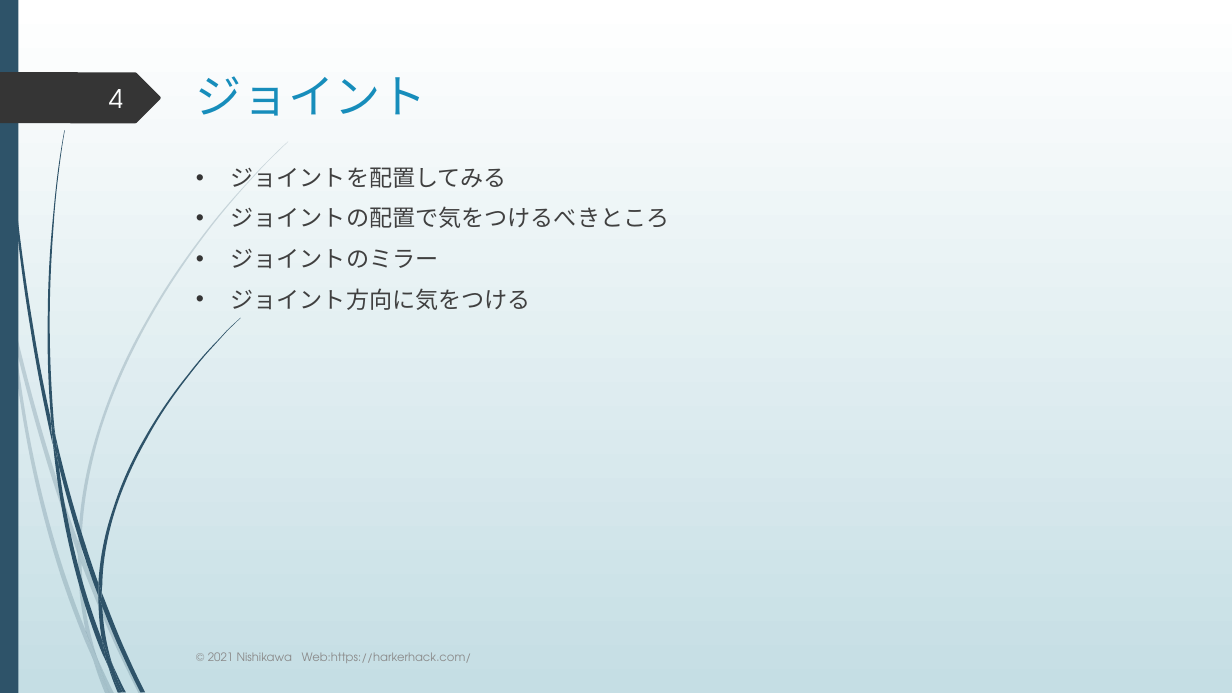
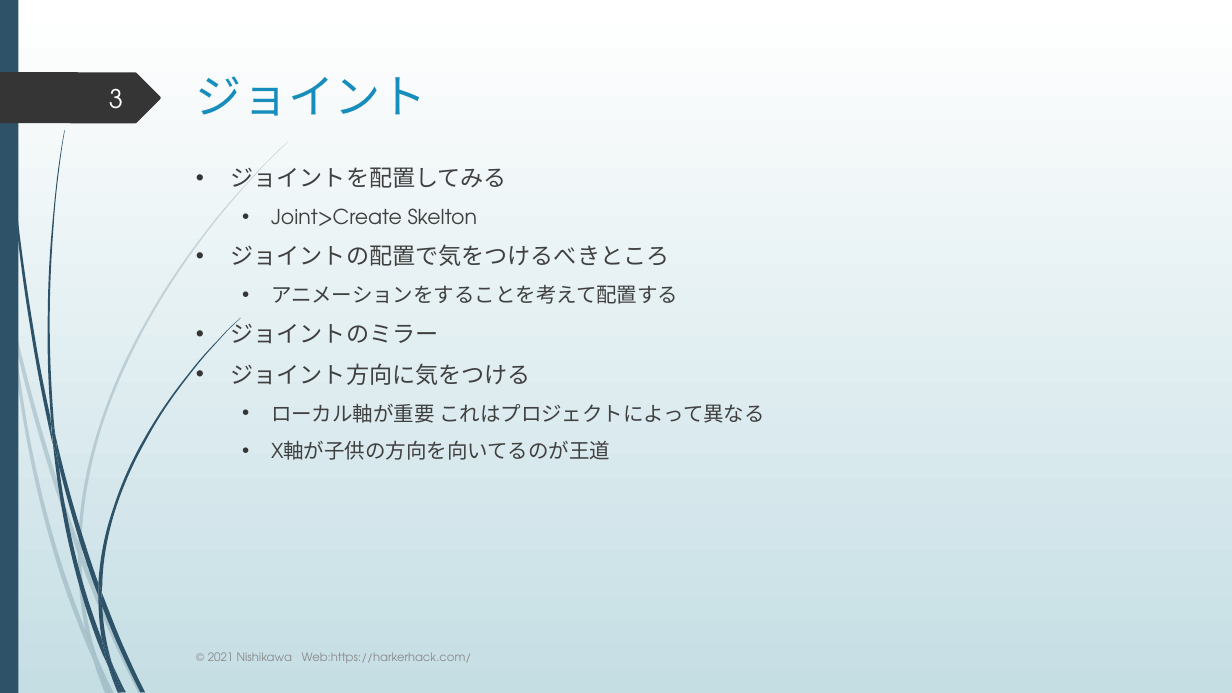
Before and after one commit to nineharker/lecturer, a slide deck: slide 3 of Mayaオペレーション１/第6回.pptx (slide 4 before the commit). Drawn at 1232x693 pixels with LibreOffice and Linux fonts; fonts in the diff are those of the drawing. Boxes give left, top, right and bottom in pixels: in the first picture for what was removed or moved away, otherwise in the second. Text is boxed around its words. In the diff, an @@ line names an element or a change of style, - is before the commit and + after.

```diff
--- a/Mayaオペレーション１/第6回.pptx
+++ b/Mayaオペレーション１/第6回.pptx
@@ page number at [109,88,123,109]: text changed @@
-4
+3
@@ text at [271,208,478,226]: paragraph added @@
+  • Joint>Create Skelton
@@ text at [271,285,678,304]: paragraph added @@
+  • アニメーションをすることを考えて配置する
@@ text at [271,404,765,460]: paragraphs added @@
+  • ローカル軸が重要 これはプロジェクトによって異なる
+  • X軸が子供の方向を向いてるのが王道
```
Also in this commit, not shown: 5 other slides changed, 3 slides added, 1 other file.
